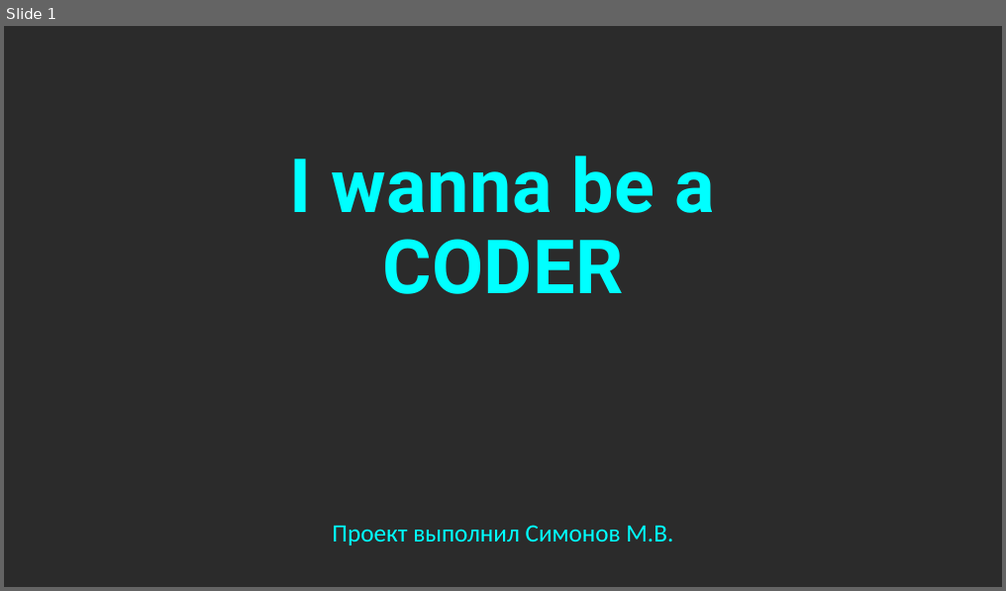
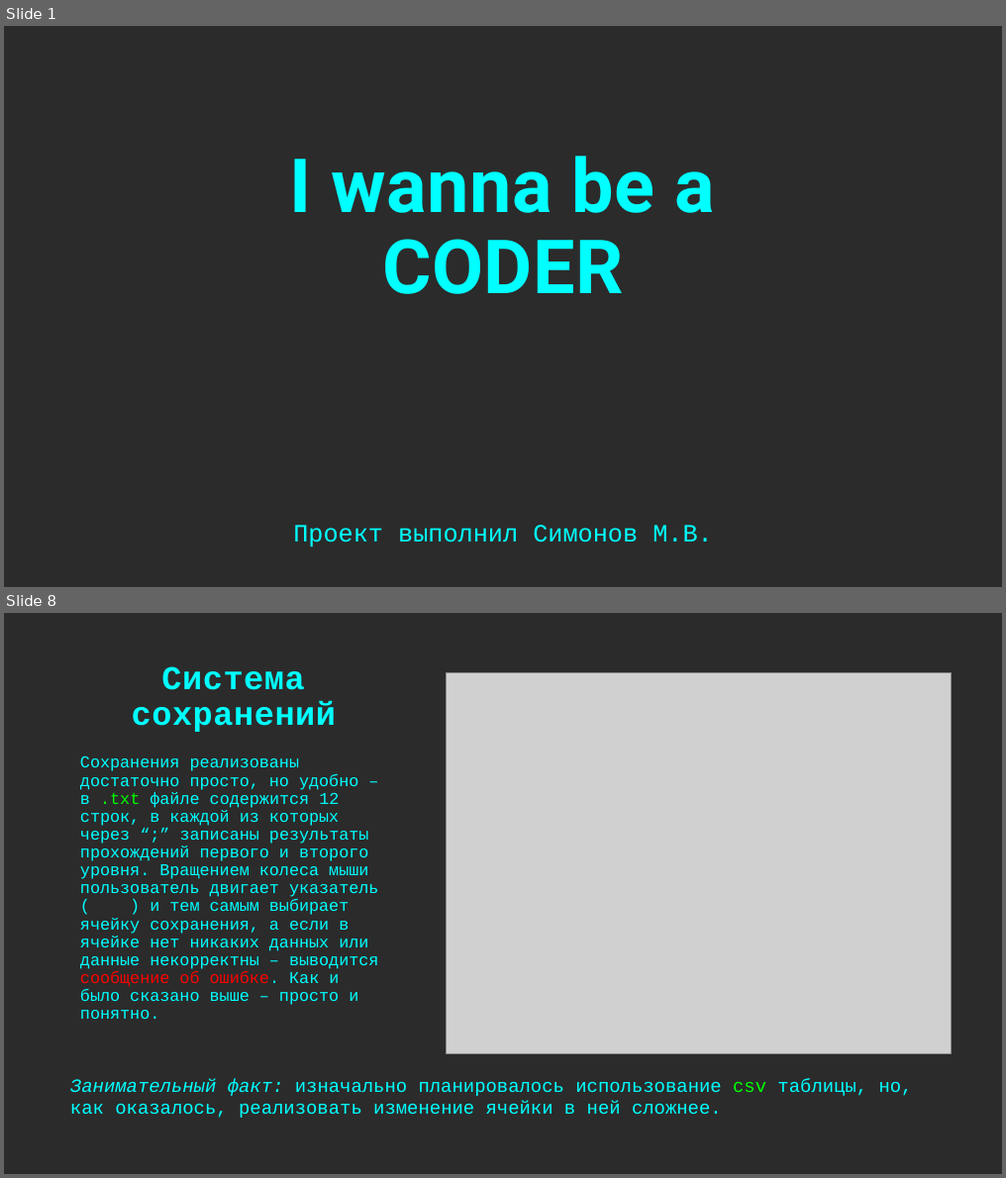
Before and after one commit to UuAcC/I_Wanna_Be_A_Coder, a slide deck: ПРЕЗЕНТАЦИЯ.pptx. Shown one above the other, each under a label of ours: slide 1 before the commit, slides 1 and 8 after it; the slides between them are not shown. The pictures are 1006x591 and 1006x1178 pixels, drawn with LibreOffice and Linux fonts; fonts in the diff are those of the drawing; grey boxes stand for pictures; background and template pictures are left out; a plain dark background stands for a picture behind light text. Boxes give left, top, right and bottom in pixels: in the first picture for what was removed or moved away, otherwise in the second. Text is boxed around its words. In the diff, an @@ line names an element or a change of style, - is before the commit and + after.

Commit message:
Presentation and another font
MINOR

```diff
--- a/ПРЕЗЕНТАЦИЯ.pptx
+++ b/ПРЕЗЕНТАЦИЯ.pptx
@@ slide 8 added at bbox=[4, 613, 1002, 1174], background picture (left out) @@
@@ title added at bbox=[132, 666, 336, 732], 32 pt, text #00FFFF, bold @@
+Система сохранений
@@ picture added at bbox=[446, 672, 951, 1054] @@
@@ text added at bbox=[80, 757, 378, 1019], 16 pt, text #00FFFF @@
+Сохранения реализованы достаточно просто, но удобно – в .txt файле содержится 12 строк, в каждой из которых через “;” записаны результаты прохождений первого и второго уровня. Вращением колеса мыши пользователь двигает указатель ( ) и тем самым выбирает ячейку сохранения, а если в ячейке нет никаких данных или данные некорректны – выводится сообщение об ошибке. Как и было сказано выше – просто и понятно.
@@ text added at bbox=[70, 1078, 913, 1118], 18 pt, text #00FFFF @@
+Занимательный факт: изначально планировалось использование csv таблицы, но, как оказалось, реализовать изменение ячейки в ней сложнее.
@@ slide 1 changed as well @@
@@ subtitle "Проект выполнил Симонов М.В." at bbox=[293, 525, 713, 548]: font Calibri to Courier New @@
```
Also in this commit, not shown: 9 other slides added, 1 slide removed, 3 other files.
